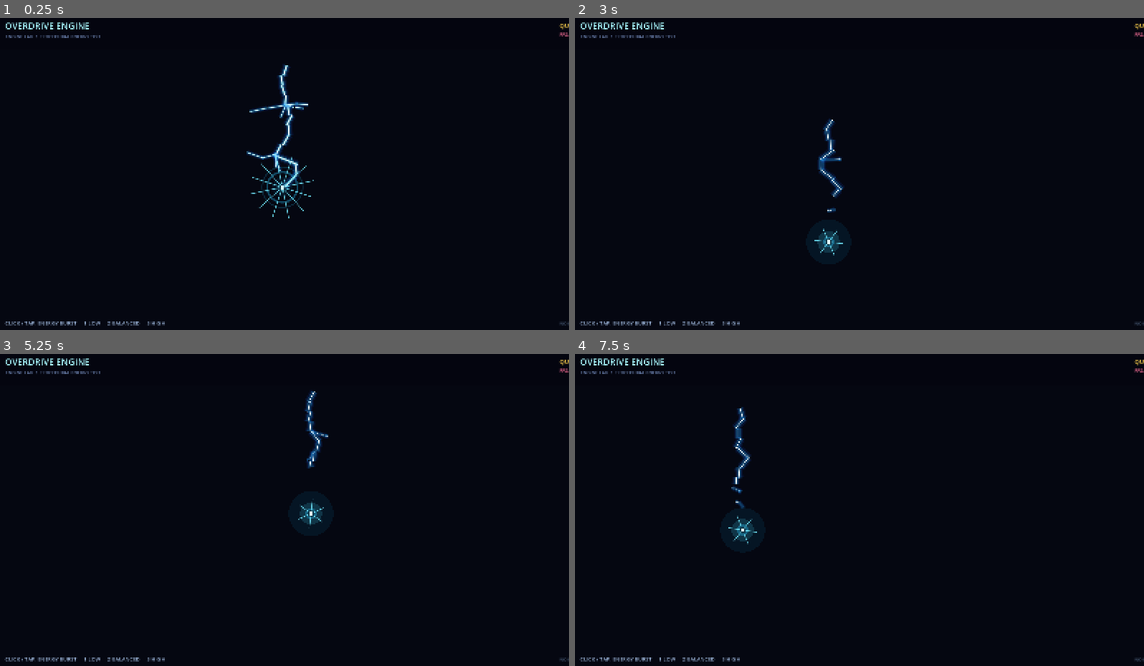
Above: before the commit, frames 1-4 (two rows, left to right).
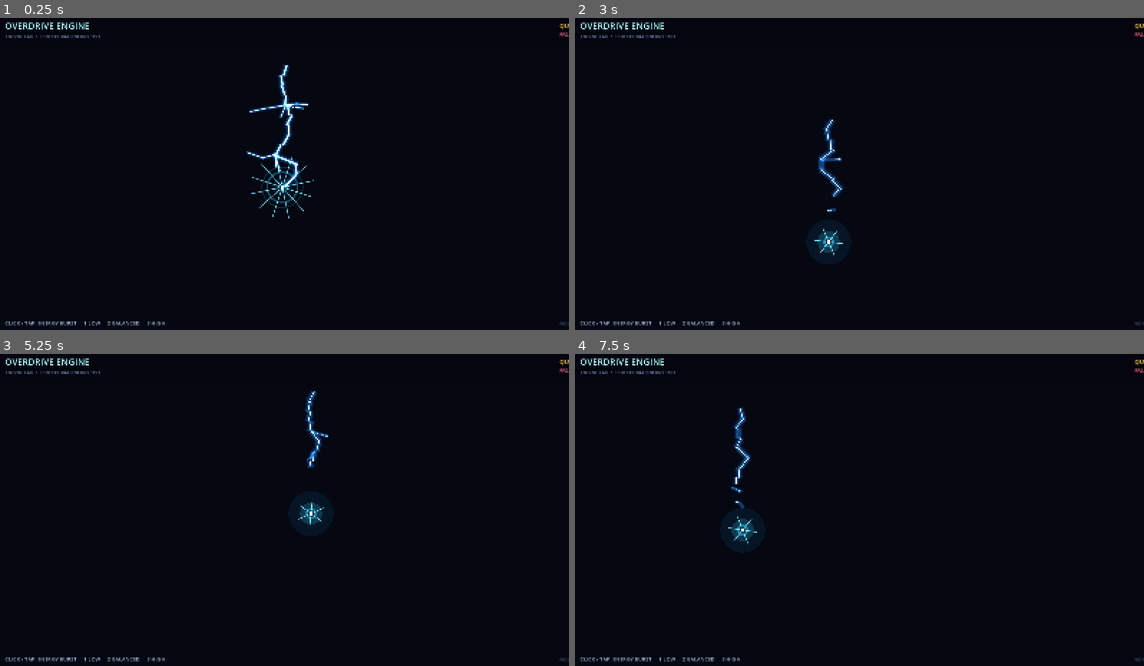
Above: after the commit, the same moments.

Repository: rifatsidik/elemental-overdrive
Game: Godot game, scene res://scenes/engine_lab.tscn
Same seed, same stepped clock (60 frames per second), same inputs: the game is played once before the commit and once after it.
Inputs (mouse positions are in pixels of both pictures, inside the frame that each line leads up to):
- Up to frame 1 (0.25 s): no input
- Up to frame 2 (3 s): tap Enter at 0.5, 2.75 s; move the mouse to (984, 161) at 0.52 s; hold D 0.53-1.28 s; tap 1 at 0.6, 2.85 s; click (984, 161) at 0.67 s; move the mouse to (740, 192) at 1.27 s; hold S 1.28-2.03 s; tap 2 at 1.35 s; tap Space at 2 s; move the mouse to (916, 105) at 2.02 s; hold D 2.03-2.78 s; tap 3 at 2.1 s; move the mouse to (831, 242) at 2.77 s; hold W from 2.78 s (still down); click (831, 242) at 2.92 s
- Up to frame 3 (5.25 s): move the mouse to (455, 563) at 3.52 s; release W at 3.53 s; hold A 3.53-5.03 s; tap 2 at 3.6 s; tap Space at 4.25 s; move the mouse to (108, 466) at 4.27 s; tap 3 at 4.35 s; tap Enter at 5 s; move the mouse to (312, 513) at 5.02 s; hold S from 5.03 s (still down); tap 1 at 5.1 s; click (312, 513) at 5.17 s
- Up to frame 4 (7.5 s): move the mouse to (774, 432) at 5.77 s; release S at 5.78 s; hold D 5.78-6.53 s; tap 2 at 5.85 s; tap Space at 6.5 s; move the mouse to (984, 497) at 6.52 s; hold W 6.53-7.28 s; tap 3 at 6.6 s; move the mouse to (740, 528) at 7.27 s; hold D from 7.28 s (still down); tap 1 at 7.35 s; click (740, 528) at 7.42 s

The runs differ from the first frame. In frame 1, 0.4% of the frame differs, in the area x 43-55%, y 15-61%; in frame 2, 0.2%; in frame 3, 0.1%; in frame 4, 0.1%.

Commit message:
feat(vfx): add additive blend for luminous lightning

Diff:
--- a/scripts/visuals/energy_burst.gd
+++ b/scripts/visuals/energy_burst.gd
@@ -26,6 +26,9 @@
     queue_redraw()
 
 func _ready() -> void:
+    var additive_material := CanvasItemMaterial.new()
+    additive_material.blend_mode = CanvasItemMaterial.BLEND_MODE_ADD
+    material = additive_material
     set_process(true)
 
 func _process(delta: float) -> void:
